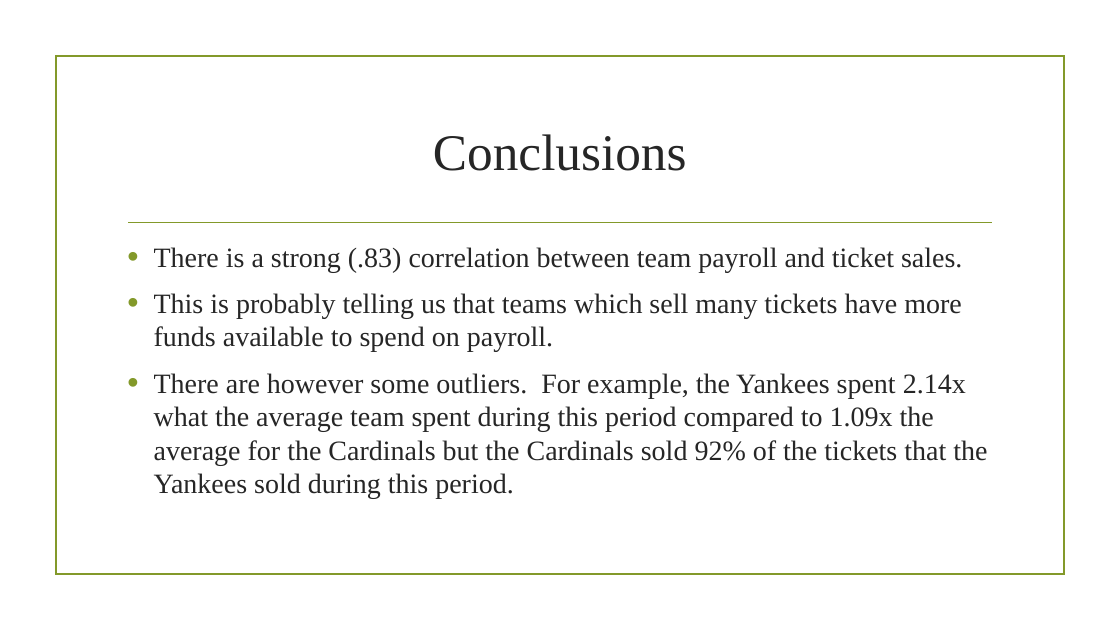
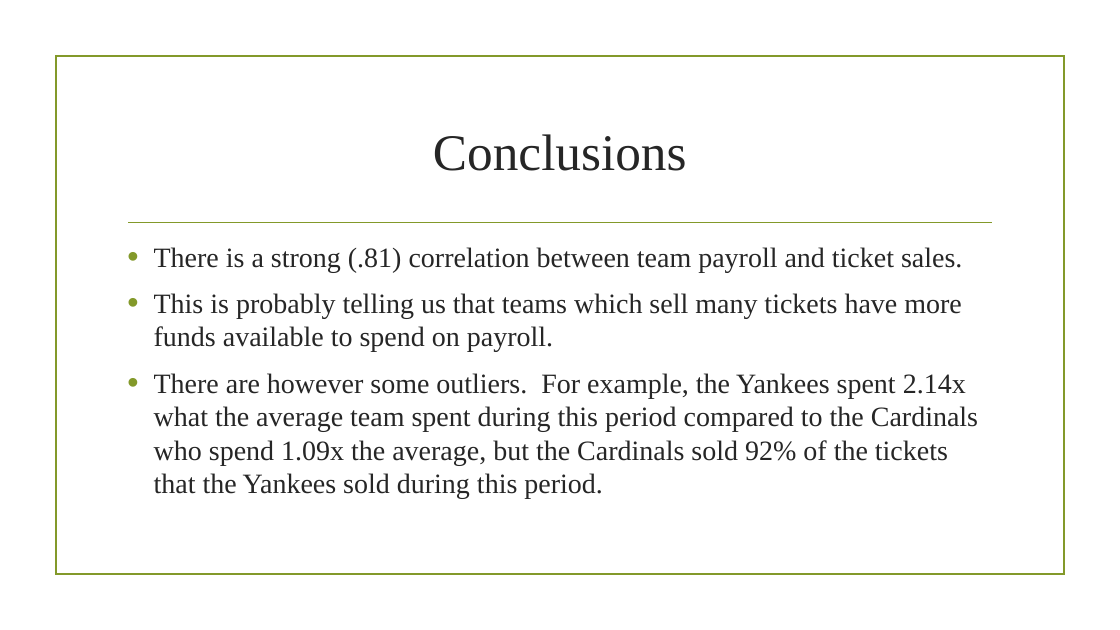
Before and after one commit to Dshashek/Red-Team-Project-1, a slide deck: slide 20 of Slides/Red Team Presentation.pptx (slide 19 before the commit). Drawn at 1120x630 pixels with LibreOffice and Linux fonts; fonts in the diff are those of the drawing; background and template pictures are left out. Boxes give left, top, right and bottom in pixels: in the first picture for what was removed or moved away, otherwise in the second. Text is boxed around its words. In the diff, an @@ line names an element or a change of style, - is before the commit and + after.

```diff
--- a/Slides/Red Team Presentation.pptx
+++ b/Slides/Red Team Presentation.pptx
@@ text at box(154, 247, 962, 272): text changed @@
-• There is a strong (.83) correlation between team payroll and ticket sales.
+• There is a strong (.81) correlation between team payroll and ticket sales.
@@ text at box(154, 373, 978, 499): text changed @@
-• There are however some outliers. For example, the Yankees spent 2.14x what the average team spent during this period compared to 1.09x the average for the Cardinals but the Cardinals sold 92% of the tickets that the Yankees sold during this period.
+• There are however some outliers. For example, the Yankees spent 2.14x what the average team spent during this period compared to the Cardinals who spend 1.09x the average, but the Cardinals sold 92% of the tickets that the Yankees sold during this period.
```
Also in this commit, not shown: 10 other slides changed, 2 slides added, 5 other files.
